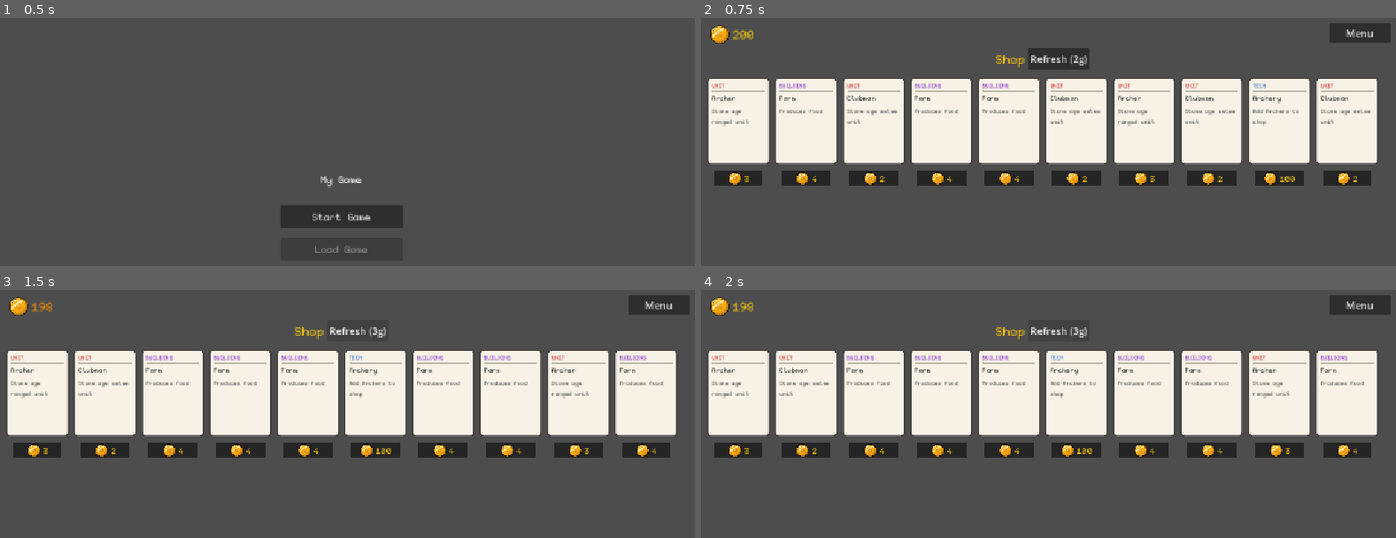
Above: before the commit, frames 1-4 (two rows, left to right).
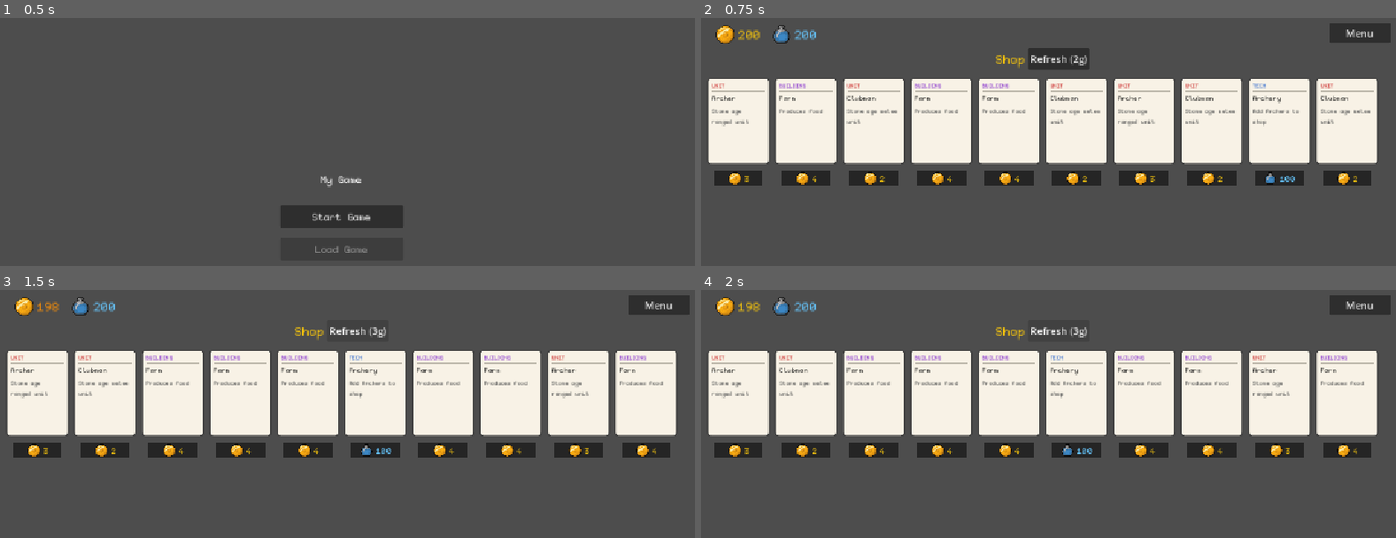
Above: after the commit, the same moments.

Repository: maomoney/proj2
Game: Godot game, scene res://main.tscn
Two runs of this game, one before a commit and one after it. Both use one fixed random seed, a clock stepped at 60 frames per second and the inputs below.
Inputs:
- Up to frame 1 (0.5 s): no input
- Up to frame 2 (0.75 s): click "Start Game" at 0.5 s
- Up to frame 3 (1.5 s): click "Refresh (2g)" at 1.25 s
- Up to frame 4 (2 s): no input

Frame 1 is identical in both runs. In frame 2, 0.6% of the frame differs, in the area x 1-86%, y 2-68%; in frame 3, 0.6%; in frame 4, 0.6%.

Commit message:
science animtations

Diff:
--- a/game_state.gd
+++ b/game_state.gd
@@ -3,9 +3,10 @@
 var should_load_save := false
 const SAVE_PATH := "user://save.json"
 
-func save_game(cards: Array, hand_cards: Array[String], gold: int) -> void:
+func save_game(cards: Array, hand_cards: Array[String], gold: int, science: int = 0) -> void:
 	var data := {
 		"gold":       gold,
+		"science":    science,
 		"hand_cards": hand_cards,
 		"cards":      [],
 	}
@@ -26,6 +27,7 @@
 		card_states.append({"position": Vector2(c["x"], c["y"]), "card_id": c.get("card_id", "")})
 	return {
 		"gold":       int(raw.get("gold", 10)),
+		"science":    int(raw.get("science", 0)),
 		"hand_cards": raw.get("hand_cards", []),
 		"cards":      card_states,
 	}
--- a/shop.gd
+++ b/shop.gd
@@ -26,7 +26,9 @@
 const COST_LABEL_BG_COLOR := Color(0.12, 0.12, 0.12, 0.85)
 const COST_LABEL_COLOR    := Color(0.949, 0.761, 0.051, 1)
 const COIN_TEXTURE        := preload("res://assets/coin.png")
+const BEAKER_TEXTURE      := preload("res://assets/beaker.png")
 const LABEL_FONT          := preload("res://assets/Kubasta.ttf")
+const SCIENCE_LABEL_COLOR := Color(0.4, 0.78, 1.0, 1)
 
 var card_count := 10
 var cards: Array[Node2D] = []
@@ -38,7 +40,9 @@
 var gold := 200
 var science := 200
 var _displayed_gold := 0.0
+var _displayed_science := 0.0
 var _gold_tween: Tween
+var _science_tween: Tween
 var refresh_cost := REFRESH_COST_INITIAL
 var _top_layer: CanvasLayer
 var _drop_zone: ColorRect
@@ -83,6 +87,7 @@
 		GameState.should_load_save = false
 		var state := GameState.load_game()
 		gold = state.get("gold", gold)
+		science = state.get("science", science)
 		hand_cards.assign(state.get("hand_cards", hand_cards))
 		var card_states: Array = state.get("cards", [])
 		_spawn_cards(card_states.size() if card_states.size() > 0 else card_count)
@@ -94,12 +99,18 @@
 				# Cost label was built with the random pool id; update it to match the saved card.
 				if cards[i].has_meta("cost_label"):
 					var data: Dictionary = CardData.get_all().get(cards[i].card_id, {})
-					(cards[i].get_meta("cost_label") as Label).text = "%d" % int(data.get("cost", 0))
+					var saved_is_tech := CardData.get_type(cards[i].card_id) == "Tech"
+					var lbl := cards[i].get_meta("cost_label") as Label
+					lbl.text = "%d" % int(data.get("cost", 0))
+					lbl.add_theme_color_override("font_color", SCIENCE_LABEL_COLOR if saved_is_tech else COST_LABEL_COLOR)
+					if cards[i].has_meta("cost_label_icon"):
+						(cards[i].get_meta("cost_label_icon") as TextureRect).texture = BEAKER_TEXTURE if saved_is_tech else COIN_TEXTURE
 	else:
 		_spawn_cards()
 
 	_spawn_hand()
 	_set_gold_display(gold)
+	_set_science_display(science)
 	_update_gold_label()
 
 func _spawn_cards(count: int = card_count) -> void:
@@ -163,19 +174,20 @@
 	hbox.mouse_filter = Control.MOUSE_FILTER_IGNORE
 	panel.add_child(hbox)
 
-	var coin_rect := TextureRect.new()
-	coin_rect.texture = COIN_TEXTURE
-	coin_rect.custom_minimum_size = Vector2(24, 24)
-	coin_rect.expand_mode = TextureRect.EXPAND_IGNORE_SIZE
-	coin_rect.stretch_mode = TextureRect.STRETCH_KEEP_ASPECT_CENTERED
-	coin_rect.mouse_filter = Control.MOUSE_FILTER_IGNORE
-	hbox.add_child(coin_rect)
+	var is_tech := CardData.get_type(card.card_id) == "Tech"
+	var icon_rect := TextureRect.new()
+	icon_rect.texture = BEAKER_TEXTURE if is_tech else COIN_TEXTURE
+	icon_rect.custom_minimum_size = Vector2(24, 24)
+	icon_rect.expand_mode = TextureRect.EXPAND_IGNORE_SIZE
+	icon_rect.stretch_mode = TextureRect.STRETCH_KEEP_ASPECT_CENTERED
+	icon_rect.mouse_filter = Control.MOUSE_FILTER_IGNORE
+	hbox.add_child(icon_rect)
 
 	var label := Label.new()
 	label.text = "%d" % int(data.get("cost", 0))
 	label.vertical_alignment = VERTICAL_ALIGNMENT_CENTER
 	label.mouse_filter = Control.MOUSE_FILTER_IGNORE
-	label.add_theme_color_override("font_color", COST_LABEL_COLOR)
+	label.add_theme_color_override("font_color", SCIENCE_LABEL_COLOR if is_tech else COST_LABEL_COLOR)
 	label.add_theme_font_override("font", LABEL_FONT)
 	label.add_theme_font_size_override("font_size", 14)
 	hbox.add_child(label)
@@ -184,6 +196,7 @@
 	panel.position = card.position + _cost_label_offset()
 	add_child(panel)
 	card.set_meta("cost_label", label)
+	card.set_meta("cost_label_icon", icon_rect)
 	card.set_meta("cost_label_root", panel)
 
 func _cost_label_position(index: int) -> Vector2:
@@ -290,7 +303,7 @@
 	var card_h: float = card.card_size.y
 	card.drag_started.connect(func() -> void:
 		_shop_card_dragging = card
-		get_tree().create_timer(0.2).timeout.connect(func() -> void:
+		get_tree().create_timer(0.3).timeout.connect(func() -> void:
 			if is_instance_valid(card) and card.dragging:
 				_drop_zone.show()
 		)
@@ -477,10 +490,36 @@
 	_displayed_gold = value
 	$UI/GoldRow/GoldLabel.text = "%d" % roundi(value)
 
+func _set_science_display(value: float) -> void:
+	_displayed_science = value
+	$UI/GoldRow/ScienceLabel.text = "%d" % roundi(value)
+
+const SCIENCE_LABEL_NORMAL := Color(0.4, 0.78, 1.0, 1)
+
+func _change_science(amount: int) -> void:
+	if amount == 0:
+		return
+	science += amount
+	if _science_tween:
+		_science_tween.kill()
+	var label: Label = $UI/GoldRow/ScienceLabel
+	var flash := Color(1.0, 0.4, 0.4) if amount < 0 else Color(0.4, 1.0, 0.4)
+	var duration := clampf(absf(amount) * 0.05, 0.25, 0.8)
+	label.add_theme_color_override("font_color", flash)
+	_science_tween = create_tween().set_parallel(true)
+	_science_tween.tween_method(_set_science_display, _displayed_science, float(science), duration) \
+		.set_trans(Tween.TRANS_QUAD).set_ease(Tween.EASE_OUT)
+	_science_tween.tween_method(
+		func(c: Color) -> void: label.add_theme_color_override("font_color", c),
+		flash, SCIENCE_LABEL_NORMAL, duration) \
+		.set_trans(Tween.TRANS_QUAD).set_ease(Tween.EASE_IN)
+
 func _on_card_purchased(card: Node2D) -> void:
 	var data: Dictionary = CardData.get_all().get(card.card_id, {})
 	var cost: int = data.get("cost", 0)
-	if gold < cost:
+	var is_tech := CardData.get_type(card.card_id) == "Tech"
+	var currency := science if is_tech else gold
+	if currency < cost:
 		_drop_card(card)
 		var origin := _shop_card_position(card.get_meta("shop_index") as int)
 		var tw := create_tween()
@@ -490,7 +529,10 @@
 		tw.tween_property(card, "scale",    Vector2.ONE, SHOP_TWEEN_T * 2)
 		tw.tween_property(card, "position", origin,      SHOP_TWEEN_T * 2)
 		return
-	_change_gold(-cost)
+	if is_tech:
+		_change_science(-cost)
+	else:
+		_change_gold(-cost)
 	hand_cards.append(card.card_id)
 	_free_cost_label(card)
 	cards.erase(card)
@@ -527,8 +569,8 @@
 	get_window().move_to_center()
 
 func quick_save() -> void:
-	GameState.save_game(cards, hand_cards, gold)
+	GameState.save_game(cards, hand_cards, gold, science)
 
 func _on_save_exit_pressed() -> void:
-	GameState.save_game(cards, hand_cards, gold)
+	GameState.save_game(cards, hand_cards, gold, science)
 	get_tree().change_scene_to_file("res://main.tscn")
--- a/shop.tscn
+++ b/shop.tscn
@@ -1,14 +1,20 @@
-[gd_scene load_steps=5 format=3]
+[gd_scene load_steps=7 format=3]
 
 [ext_resource type="Script" path="res://shop.gd" id="1"]
 [ext_resource type="Texture2D" path="res://assets/coin.png" id="2"]
 [ext_resource type="FontFile" uid="uid://bver225owtm3o" path="res://assets/Kubasta.ttf" id="3"]
+[ext_resource type="Texture2D" path="res://assets/beaker.png" id="4"]
 
 [sub_resource type="LabelSettings" id="LabelSettings_shop"]
 font = ExtResource("3")
 font_size = 20
 font_color = Color(0.949, 0.761, 0.051, 1)
 
+[sub_resource type="LabelSettings" id="LabelSettings_science"]
+font = ExtResource("3")
+font_size = 20
+font_color = Color(0.4, 0.78, 1.0, 1)
+
 [node name="Shop" type="Node2D"]
 script = ExtResource("1")
 
@@ -16,7 +22,7 @@
 
 [node name="GoldRow" type="HBoxContainer" parent="UI"]
 offset_left = 10.0
-offset_right = 130.0
+offset_right = 240.0
 offset_top = 10.0
 offset_bottom = 36.0
 alignment = 1
@@ -33,6 +39,24 @@
 text = "10"
 theme_override_colors/font_color = Color(0.949, 0.761, 0.051, 1)
 label_settings = SubResource("LabelSettings_shop")
+
+[node name="Spacer" type="Control" parent="UI/GoldRow"]
+layout_mode = 2
+custom_minimum_size = Vector2(8, 0)
+
+[node name="ScienceIcon" type="TextureRect" parent="UI/GoldRow"]
+layout_mode = 2
+texture = ExtResource("4")
+custom_minimum_size = Vector2(18, 18)
+expand_mode = 3
+stretch_mode = 5
+
+[node name="ScienceLabel" type="Label" parent="UI/GoldRow"]
+layout_mode = 2
+text = "0"
+theme_override_fonts/font = ExtResource("3")
+theme_override_font_sizes/font_size = 20
+theme_override_colors/font_color = Color(0.4, 0.78, 1.0, 1)
 
 [node name="TitleRow" type="HBoxContainer" parent="UI"]
 anchor_left = 0.5
Binary file changed: assets/beaker.png
